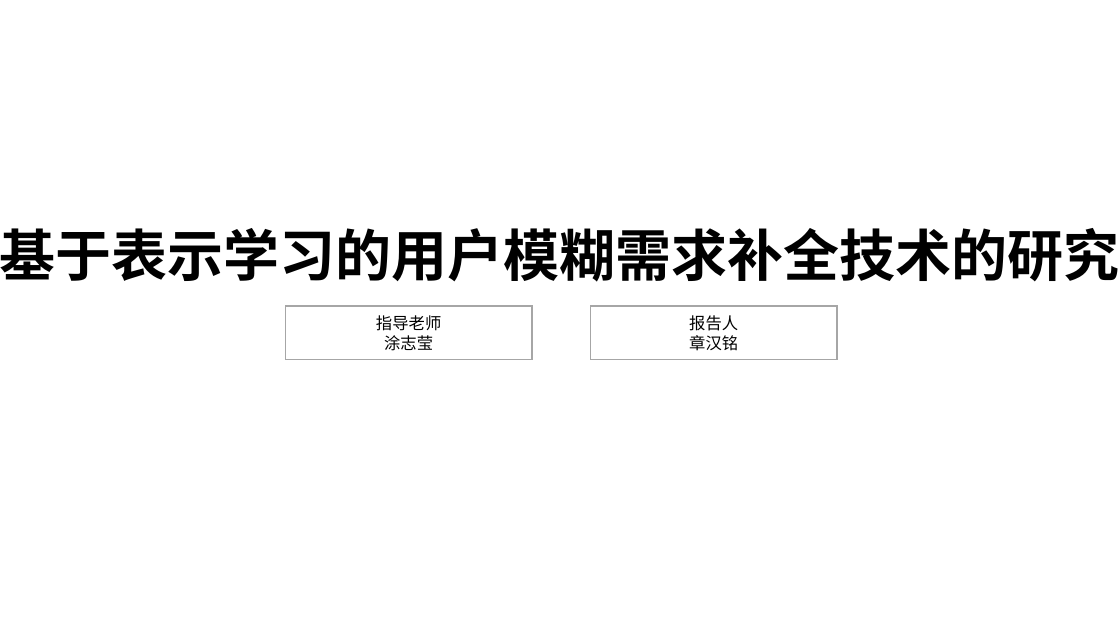
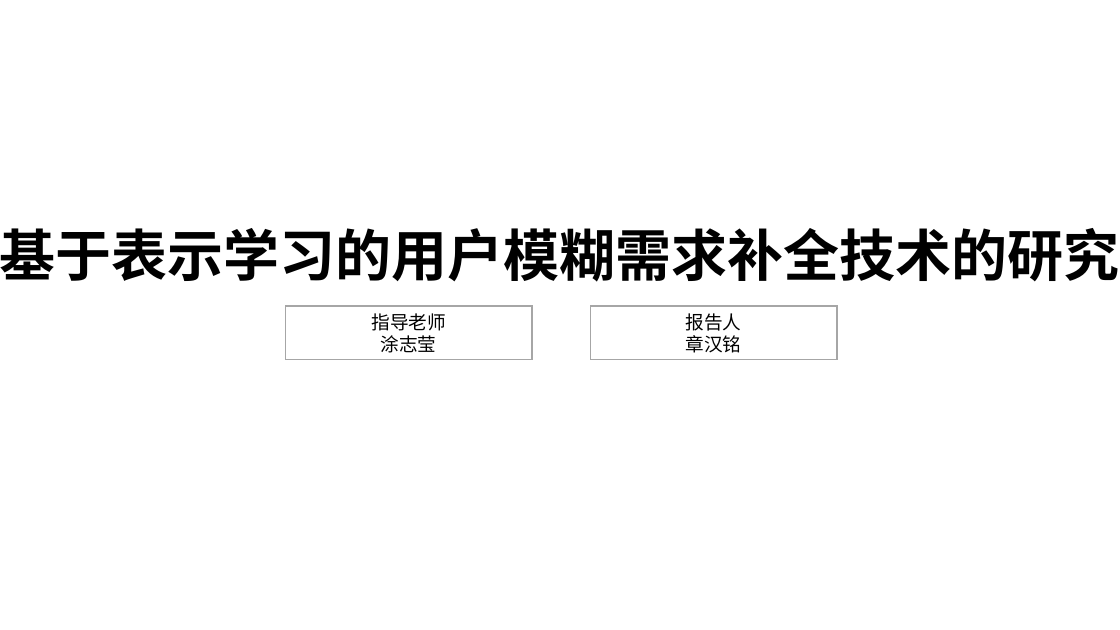
Before and after one commit to sunfiyes/File, a slide deck: slide 1 of 开题/开题答辩.pptx. Drawn at 1120x630 pixels with LibreOffice and Linux fonts; fonts in the diff are those of the drawing; background and template pictures are left out. Boxes give left, top, right and bottom in pixels: in the first picture for what was removed or moved away, otherwise in the second. Text is boxed around its words. In the diff, an @@ line names an element or a change of style, - is before the commit and + after.

```diff
--- a/开题/开题答辩.pptx
+++ b/开题/开题答辩.pptx
@@ rectangle "指导老师" at [286, 306, 533, 360]: size 14 to 16 pt @@
@@ rectangle "报告人" at [591, 306, 838, 360]: size 14 to 16 pt @@
```
Also in this commit, not shown: 7 other slides changed, 22 slides added, 14 slides removed, 1 other file.
